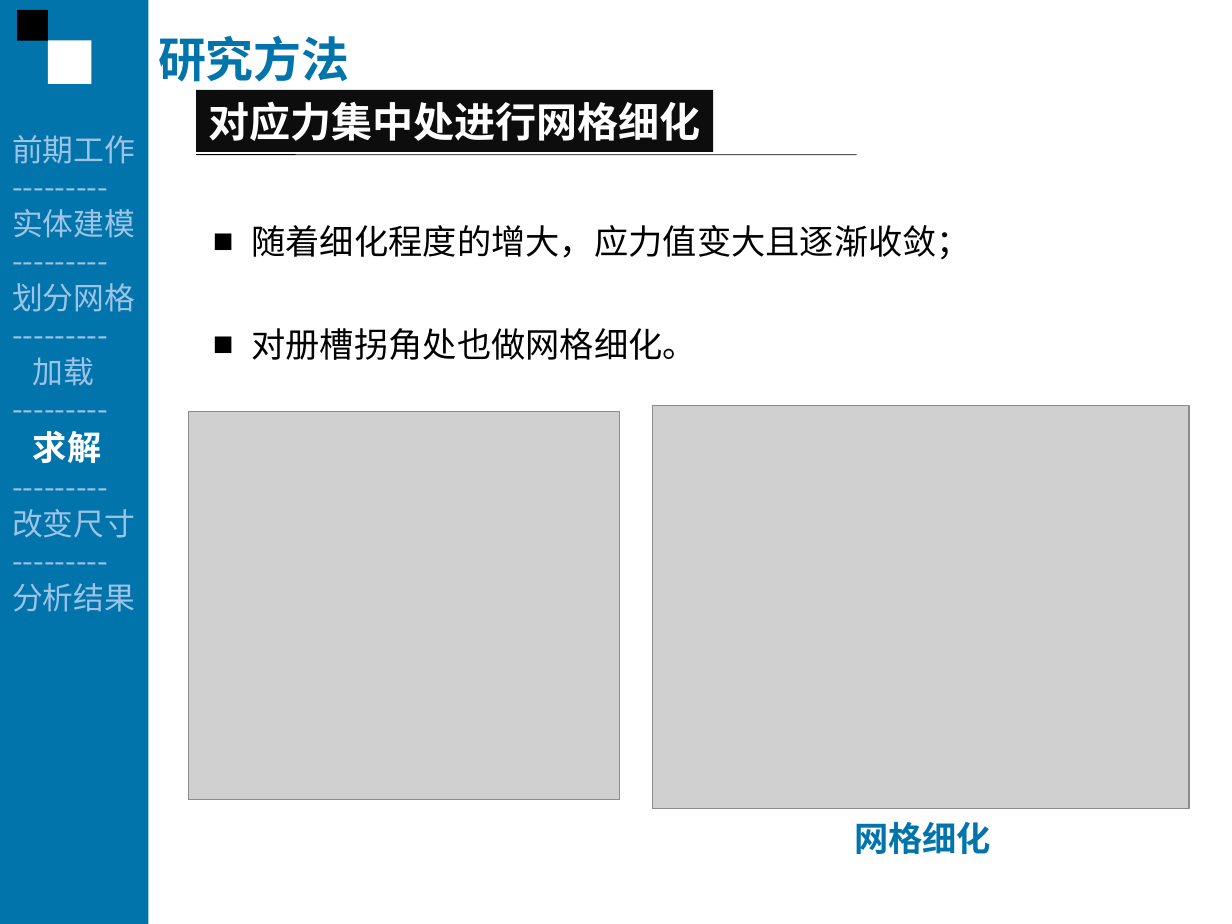
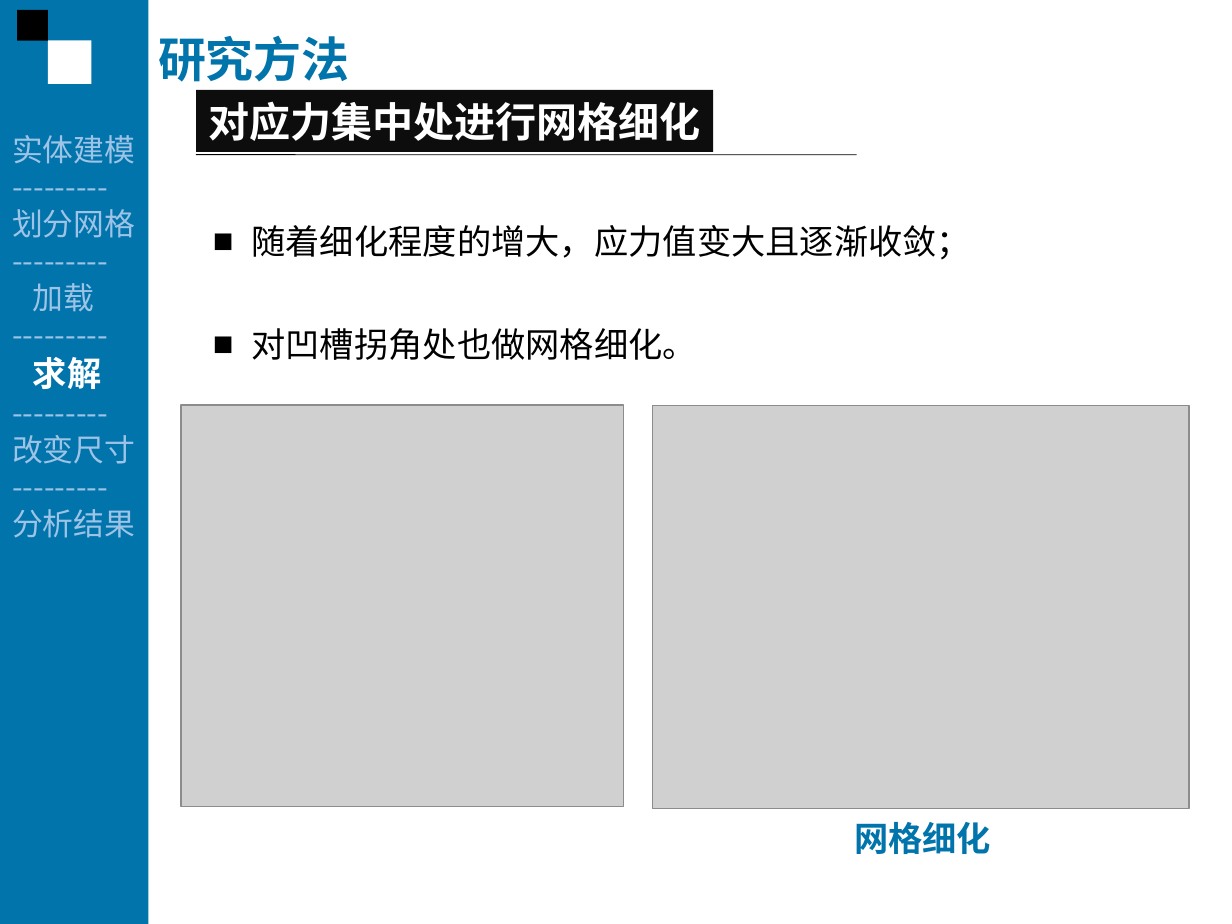
Before and after one commit to Fitor/Thesis, a slide deck: slide 16 of report/Report By Ci.ppt (slide 19 before the commit). Drawn at 1232x924 pixels with LibreOffice and Linux fonts; fonts in the diff are those of the drawing; grey boxes stand for pictures. Boxes give left, top, right and bottom in pixels: in the first picture for what was removed or moved away, otherwise in the second. Text is boxed around its words. In the diff, an @@ line names an element or a change of style, - is before the commit and + after.

```diff
--- a/report/Report By Ci.ppt
+++ b/report/Report By Ci.ppt
@@ text at (x1=12, y1=135, x2=135, y2=164): paragraphs removed @@
-前期工作
----------
@@ text at (x1=251, y1=328, x2=697, y2=360): text changed @@
-■ 对册槽拐角处也做网格细化。
+■ 对凹槽拐角处也做网格细化。
@@ picture resized from (x1=188, y1=411, x2=620, y2=800) to (x1=181, y1=405, x2=623, y2=807) @@
```
Also in this commit, not shown: 17 other slides changed, 3 slides removed, 1 other file.
